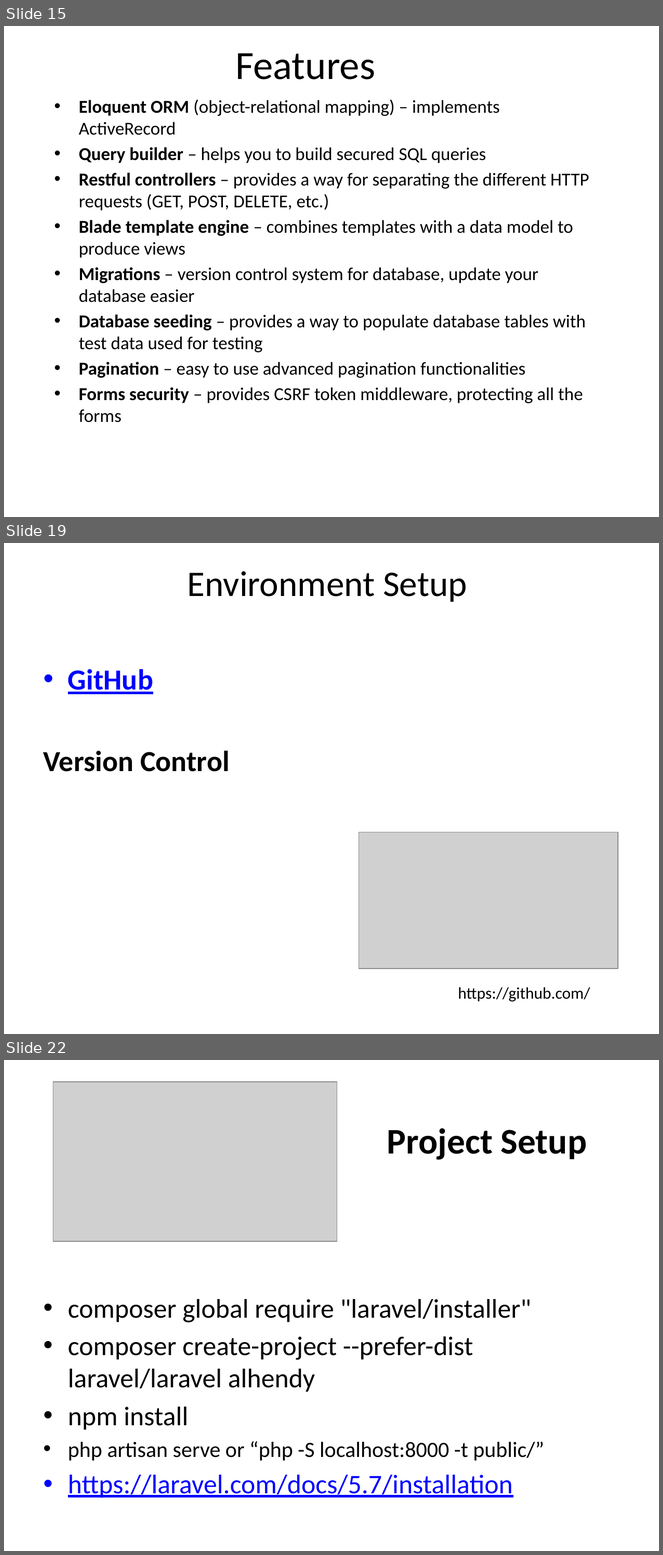
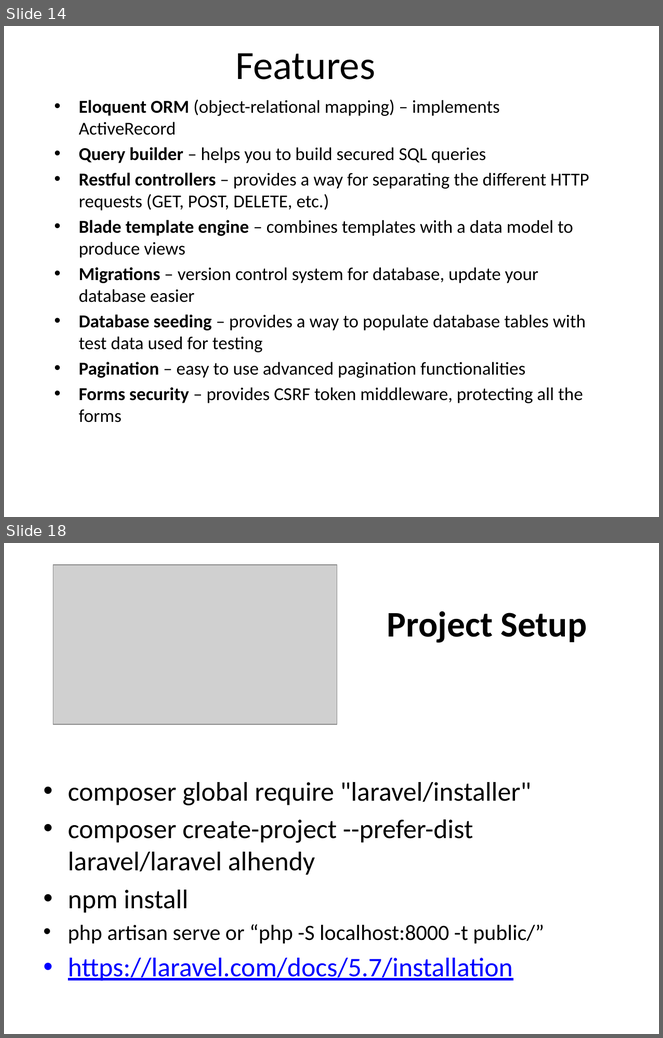
Before and after one commit to TarekSherif/LaravelCourse, a slide deck: PPT/Lec1/1-Laravel-tutorial.pptx. Shown one above the other, each under a label of ours: slides 15, 19 and 22 before the commit, slides 14 and 18 after it; the slides between them are not shown. The pictures are 663x1555 and 663x1038 pixels, drawn with LibreOffice and Linux fonts; fonts in the diff are those of the drawing; grey boxes stand for pictures. Boxes give left, top, right and bottom in pixels: in the first picture for what was removed or moved away, otherwise in the second. Text is boxed around its words. In the diff, an @@ line names an element or a change of style, - is before the commit and + after.

```diff
--- a/PPT/Lec1/1-Laravel-tutorial.pptx
+++ b/PPT/Lec1/1-Laravel-tutorial.pptx
@@ slide 19 removed at bbox=[4, 543, 659, 1034], background #FFFFFF @@
@@ title removed at bbox=[188, 571, 467, 602] @@
-Environment Setup
@@ text removed at bbox=[44, 669, 230, 772] @@
-• GitHub
-Version Control
@@ picture removed at bbox=[359, 833, 619, 969] @@
@@ text removed at bbox=[458, 988, 590, 1002] @@
-https://github.com/
@@ what was slide 15 is now slide 14 @@
@@ what was slide 22 is now slide 18 @@
```
Also in this commit, not shown: 4 slides changed, 1 slide added, 3 other slides removed, 17 other files.
